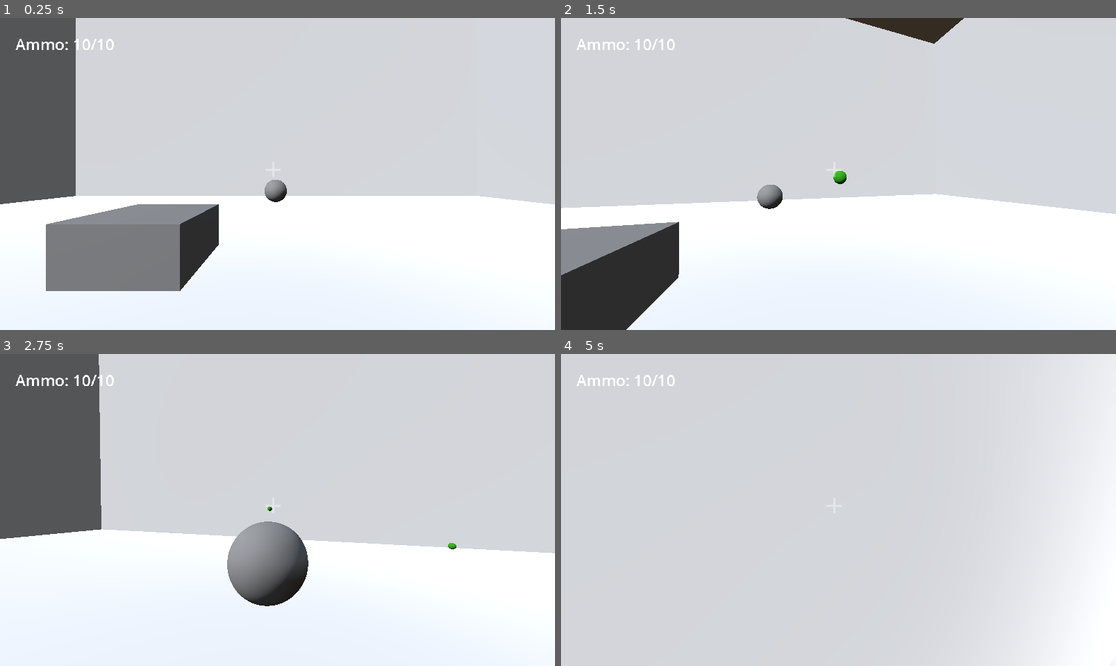
Above: before the commit, frames 1-4 (two rows, left to right).
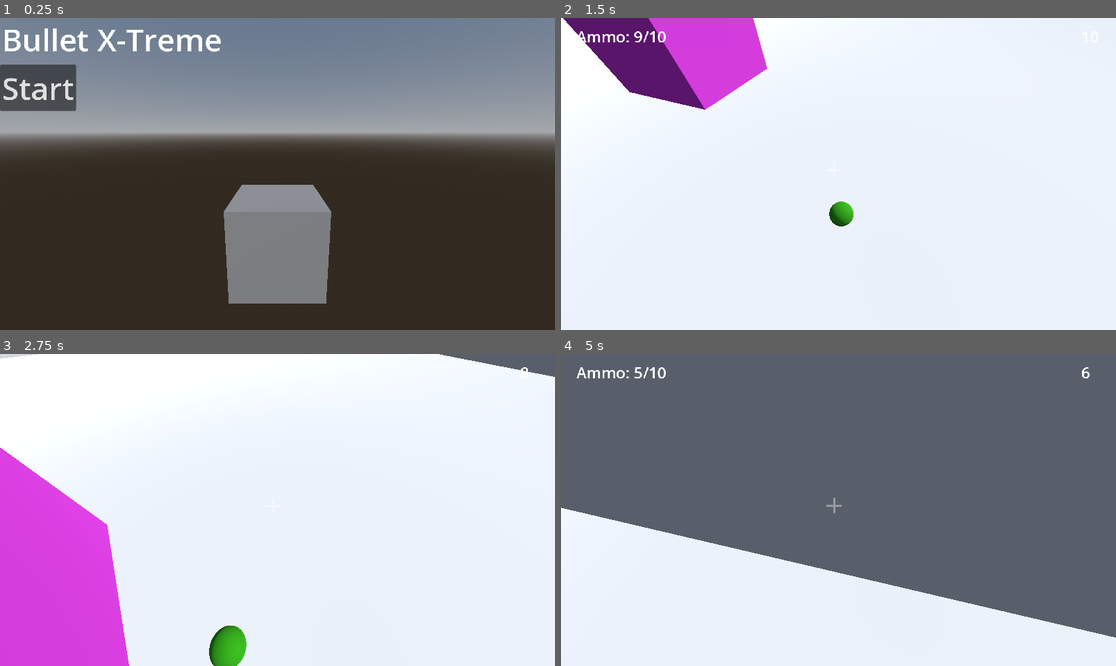
Above: after the commit, the same moments.

Repository: Piggo15/ten-game
Game: Godot game, scene res://Scenes/Start Scene/level_manager.tscn
Same seed, same stepped clock (60 frames per second), same inputs: the game is played once before the commit and once after it. Before the commit the project starts from res://Scenes/level_1.tscn.
Inputs (mouse positions are in pixels of both pictures, inside the frame that each line leads up to):
- Up to frame 1 (0.25 s): no input
- Up to frame 2 (1.5 s): click (599, 86) at 0.5 s, where only the run after the commit has a clickable "Start"; tap Enter at 1.25 s; move the mouse to (866, 174) at 1.27 s; hold W (forward) from 1.28 s (still down); click (866, 174) at 1.35 s
- Up to frame 3 (2.75 s): keep holding W (forward); tap Space (jump) at 1.52, 2.27 s; move the mouse to (249, 510) at 2.02 s; click (249, 510) at 2.1 s
- Up to frame 4 (5 s): keep holding W (forward); move the mouse to (849, 503) at 2.77 s; tap Shift (sprint) at 2.85 s; click (849, 503) at 3.05 s; move the mouse to (832, 516) at 3.52 s; click (832, 516) at 3.6 s; tap Space (jump) at 3.77, 4.52 s; move the mouse to (877, 513) at 4.27 s; click (877, 513) at 4.35 s

The runs differ from the first frame. In frame 1, 97% of the frame differs, in the area x 0-100%, y 0-100%; in frame 2, 66%; in frame 3, 72%; in frame 4, 96%.

Commit message:
O'Neil Work

Diff:
--- /dev/null
+++ b/Prefab Scenes/enemy_bulllet.tscn
@@ -0,0 +1,29 @@
+[gd_scene load_steps=5 format=3 uid="uid://bm5aay3l4ur1c"]
+
+[ext_resource type="Script" uid="uid://ka5ca6j7a4ts" path="res://Scripts/bulllet.gd" id="1_ibu63"]
+
+[sub_resource type="SphereShape3D" id="SphereShape3D_fmi78"]
+
+[sub_resource type="SphereMesh" id="SphereMesh_k1jty"]
+
+[sub_resource type="StandardMaterial3D" id="StandardMaterial3D_k1jty"]
+vertex_color_use_as_albedo = true
+vertex_color_is_srgb = true
+albedo_color = Color(0.8784314, 0, 0, 1)
+
+[node name="Bulllet" type="Node3D"]
+script = ExtResource("1_ibu63")
+
+[node name="RigidBody3D" type="RigidBody3D" parent="."]
+collision_layer = 4
+collision_mask = 10
+continuous_cd = true
+
+[node name="CollisionShape3D" type="CollisionShape3D" parent="RigidBody3D"]
+transform = Transform3D(0.25, 0, 0, 0, 0.25, 0, 0, 0, 0.25, 0, 0, 0)
+shape = SubResource("SphereShape3D_fmi78")
+
+[node name="MeshInstance3D" type="MeshInstance3D" parent="RigidBody3D"]
+transform = Transform3D(0.25, 0, 0, 0, 0.25, 0, 0, 0, 0.25, 0, 0, 0)
+mesh = SubResource("SphereMesh_k1jty")
+surface_material_override/0 = SubResource("StandardMaterial3D_k1jty")
--- a/Prefab Scenes/player.tscn
+++ b/Prefab Scenes/player.tscn
@@ -62,11 +62,11 @@
 texture = ExtResource("3_c2hg6")
 expand_mode = 1
 
-[node name="Label" type="Label" parent="Control"]
+[node name="AmmoLabel" type="Label" parent="Control"]
 layout_mode = 1
 offset_left = 32.0
-offset_top = 32.0
-offset_right = 138.33
-offset_bottom = 55.0
+offset_top = 16.0
+offset_right = 237.0
+offset_bottom = 61.0
 theme_override_font_sizes/font_size = 32
 text = "Ammo: 10/10"
--- /dev/null
+++ b/Prefab Scenes/timer.tscn
@@ -0,0 +1,28 @@
+[gd_scene load_steps=2 format=3 uid="uid://if0b35trtwoh"]
+
+[ext_resource type="Script" uid="uid://dkqxdtqxbqxlu" path="res://timer.gd" id="1_vv58o"]
+
+[node name="Timer" type="Node3D"]
+script = ExtResource("1_vv58o")
+
+[node name="Control" type="Control" parent="."]
+layout_mode = 3
+anchors_preset = 15
+anchor_right = 1.0
+anchor_bottom = 1.0
+grow_horizontal = 2
+grow_vertical = 2
+mouse_filter = 2
+
+[node name="DisplayLabel" type="Label" parent="Control"]
+layout_mode = 1
+anchors_preset = 1
+anchor_left = 1.0
+anchor_right = 1.0
+offset_left = -72.0
+offset_top = 16.0
+offset_right = -32.0
+offset_bottom = 61.0
+grow_horizontal = 0
+theme_override_font_sizes/font_size = 32
+text = "10"
--- /dev/null
+++ b/Scenes/Start Scene/level_manager.tscn
@@ -0,0 +1,6 @@
+[gd_scene load_steps=2 format=3 uid="uid://bkt8nmcxmuk1w"]
+
+[ext_resource type="Script" uid="uid://tkxuekqneqpe" path="res://level_manager.gd" id="1_f6wcy"]
+
+[node name="Level_Manager" type="Node3D"]
+script = ExtResource("1_f6wcy")
--- /dev/null
+++ b/Scenes/credits.tscn
@@ -0,0 +1,3 @@
+[gd_scene format=3 uid="uid://bfy2conf35mm6"]
+
+[node name="Credits" type="Node3D"]
--- a/Scenes/level_1.tscn
+++ b/Scenes/level_1.tscn
@@ -1,7 +1,8 @@
-[gd_scene load_steps=8 format=3 uid="uid://c13voxbg0hp5d"]
+[gd_scene load_steps=9 format=3 uid="uid://c13voxbg0hp5d"]
 
-[ext_resource type="PackedScene" uid="uid://dlg6seov50do7" path="res://Prefab Scenes/Player.tscn" id="1_vk57k"]
+[ext_resource type="PackedScene" uid="uid://dlg6seov50do7" path="res://Prefab Scenes/player.tscn" id="1_vk57k"]
 [ext_resource type="PackedScene" uid="uid://dsu8u5prumqk2" path="res://Prefab Scenes/enemy.tscn" id="2_8ffim"]
+[ext_resource type="PackedScene" uid="uid://if0b35trtwoh" path="res://Prefab Scenes/timer.tscn" id="3_xfk5q"]
 
 [sub_resource type="ProceduralSkyMaterial" id="ProceduralSkyMaterial_vk57k"]
 
@@ -72,3 +73,5 @@
 
 [node name="Enemy" parent="." instance=ExtResource("2_8ffim")]
 transform = Transform3D(1, 0, 0, 0, 1, 0, 0, 0, 1, 0, 1, -9)
+
+[node name="Timer" parent="." instance=ExtResource("3_xfk5q")]
--- a/Scenes/main_menu.tscn
+++ b/Scenes/main_menu.tscn
@@ -1,3 +1,52 @@
-[gd_scene format=3 uid="uid://drph8xnn8u4fk"]
+[gd_scene load_steps=5 format=3 uid="uid://drph8xnn8u4fk"]
+
+[ext_resource type="Script" uid="uid://ch1w7kgs2c1ma" path="res://Scripts/main_menu.gd" id="1_28flt"]
+
+[sub_resource type="ProceduralSkyMaterial" id="ProceduralSkyMaterial_28flt"]
+
+[sub_resource type="Sky" id="Sky_8ffim"]
+sky_material = SubResource("ProceduralSkyMaterial_28flt")
+
+[sub_resource type="Environment" id="Environment_48xlc"]
+background_mode = 2
+sky = SubResource("Sky_8ffim")
 
 [node name="MainMenu" type="Node3D"]
+script = ExtResource("1_28flt")
+
+[node name="Control" type="Control" parent="."]
+layout_mode = 3
+anchors_preset = 15
+anchor_right = 1.0
+anchor_bottom = 1.0
+grow_horizontal = 2
+grow_vertical = 2
+
+[node name="Label" type="Label" parent="Control"]
+layout_mode = 0
+offset_left = 4.0
+offset_right = 461.0
+offset_bottom = 88.0
+theme_override_font_sizes/font_size = 64
+text = "Bullet X-Treme"
+
+[node name="StartButton" type="Button" parent="Control"]
+layout_mode = 0
+offset_top = 97.0
+offset_right = 158.0
+offset_bottom = 193.0
+theme_override_font_sizes/font_size = 64
+text = "Start"
+
+[node name="WorldEnvironment" type="WorldEnvironment" parent="."]
+environment = SubResource("Environment_48xlc")
+
+[node name="Camera3D" type="Camera3D" parent="."]
+transform = Transform3D(1, 0, 0, 0, 0.97945225, 0.20167628, 0, -0.20167628, 0.97945225, 0, 1.2234485, 2.2772088)
+
+[node name="DirectionalLight3D" type="DirectionalLight3D" parent="."]
+transform = Transform3D(0.8931988, 0.3365272, -0.29823712, 0, 0.6632473, 0.74840033, 0.449662, -0.66847026, 0.5924117, 0, 0, 0)
+
+[node name="CSGBox3D" type="CSGBox3D" parent="."]
+
+[connection signal="pressed" from="Control/StartButton" to="." method="_on_start_button_pressed"]
--- /dev/null
+++ b/Scripts/main_menu.gd
@@ -0,0 +1,16 @@
+extends Node3D
+
+@onready var level_manager = get_tree().current_scene
+
+# Called when the node enters the scene tree for the first time.
+func _ready() -> void:
+	pass # Replace with function body.
+
+
+# Called every frame. 'delta' is the elapsed time since the previous frame.
+func _process(delta: float) -> void:
+	pass
+
+
+func _on_start_button_pressed() -> void:
+	level_manager.load_scene(1)
--- a/Scripts/shooter.gd
+++ b/Scripts/shooter.gd
@@ -7,6 +7,7 @@
 
 @onready var bullet_spawn_position = $"../CameraPosition/Camera3D/BulletSpawnPosition"
 @onready var sfx_player = $ShootSound
+@onready var ammo_label  = $"../Control/AmmoLabel"
 
 # Called when the node enters the scene tree for the first time.
 func _ready() -> void:
@@ -24,3 +25,4 @@
 		sfx_player.pitch_scale = randf_range(0.9, 1.2)
 		sfx_player.play()
 		ammo_amount -= 1
+		ammo_label.text = "Ammo: " + str(ammo_amount) + "/10"
--- /dev/null
+++ b/level_manager.gd
@@ -0,0 +1,21 @@
+extends Node3D
+
+var scene_list = []
+var current_loaded_scene = null
+var current_loaded_scene_id = 0
+
+# Called when the node enters the scene tree for the first time.
+func _ready() -> void:
+	scene_list.append(preload("res://Scenes/main_menu.tscn"))
+	scene_list.append(preload("res://Scenes/level_1.tscn"))
+
+	load_scene(0)
+
+func load_scene(scene_id):
+	current_loaded_scene_id = scene_id
+
+	if current_loaded_scene != null:
+		current_loaded_scene.queue_free()
+
+	current_loaded_scene = scene_list[scene_id].instantiate()
+	add_child(current_loaded_scene)
--- a/project.godot
+++ b/project.godot
@@ -11,7 +11,7 @@
 [application]
 
 config/name="Ten Game"
-run/main_scene="uid://c13voxbg0hp5d"
+run/main_scene="uid://bkt8nmcxmuk1w"
 config/features=PackedStringArray("4.5", "Forward Plus")
 config/icon="res://icon.svg"
 
--- /dev/null
+++ b/timer.gd
@@ -0,0 +1,15 @@
+extends Node3D
+
+var timer = 10.0
+
+@onready var display_label = $Control/DisplayLabel
+@onready var level_manager = get_tree().current_scene
+
+# Called every frame. 'delta' is the elapsed time since the previous frame.
+func _process(delta: float) -> void:
+	timer -= delta
+	display_label.text = str(int(timer) + 1)
+
+	# TEMP, replace with death screen
+	if timer <= 0:
+		level_manager.load_scene(level_manager.current_loaded_scene_id)
Not shown, added: Audio/Sfx/Jump_Sfx.wav.import
Not shown, added: Scripts/main_menu.gd.uid
Not shown, added: level_manager.gd.uid
Not shown, added: timer.gd.uid
